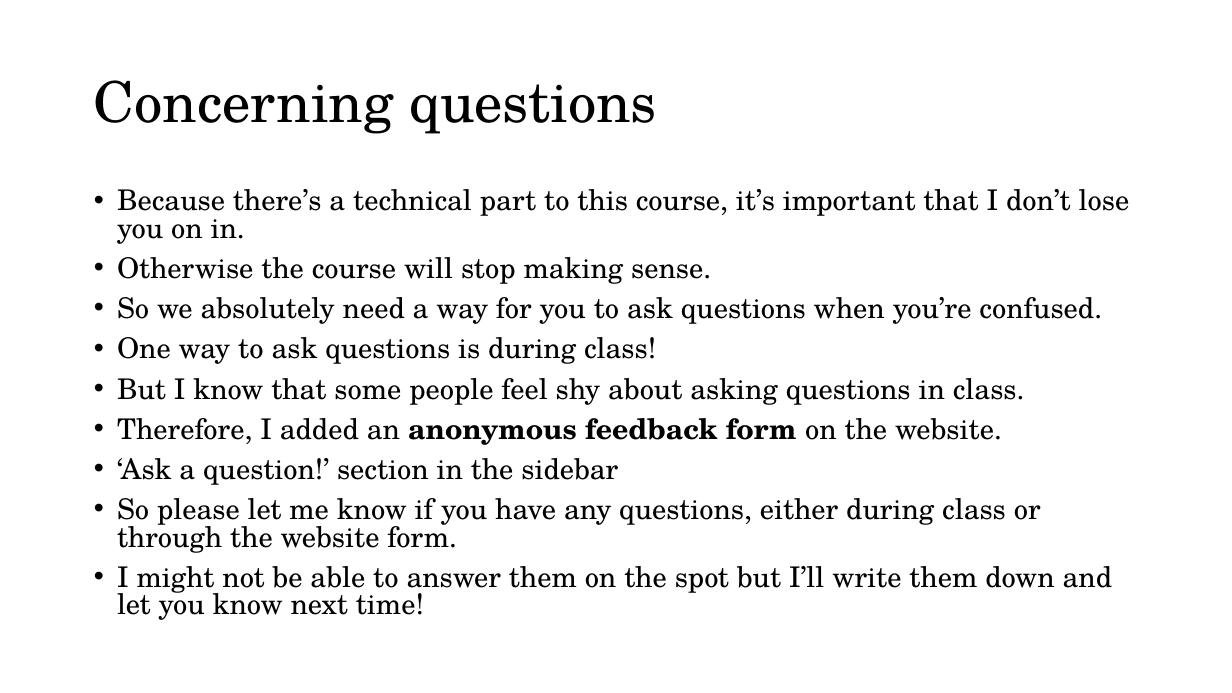
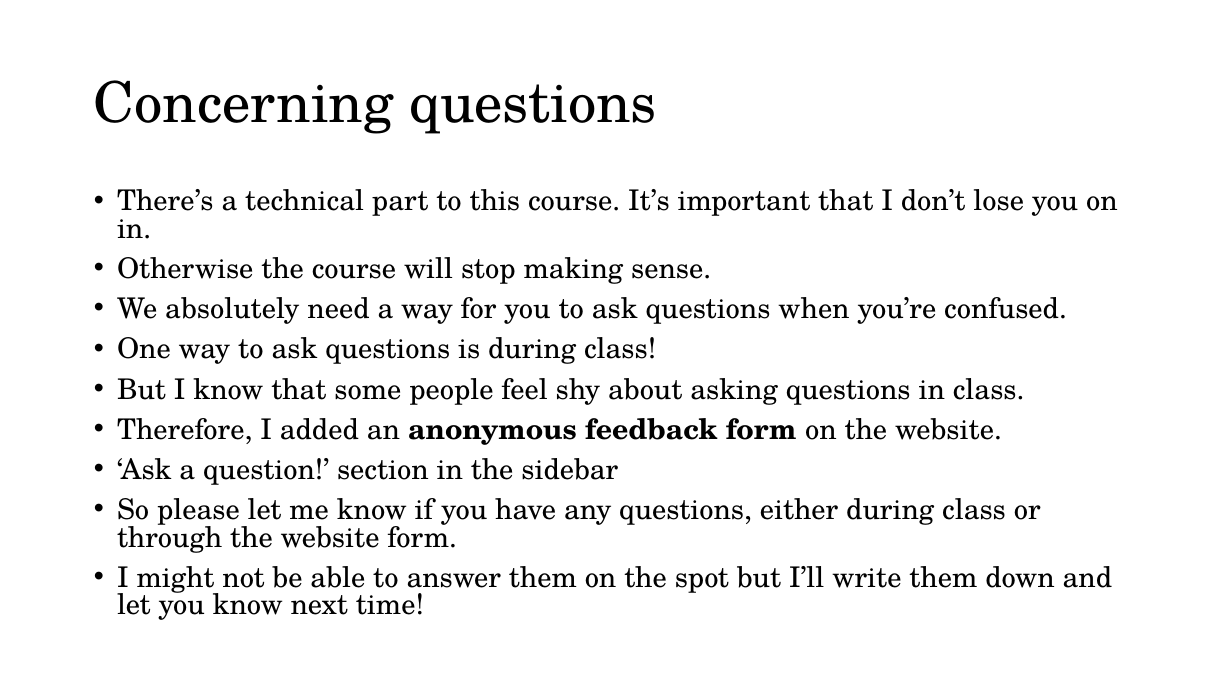
Before and after one commit to thelogicalgrammar/pLoT_course, a slide deck: slide 4 of book/lectures/1_introduction.pptx. Drawn at 1232x693 pixels with LibreOffice and Linux fonts; fonts in the diff are those of the drawing; background and template pictures are left out. Boxes give left, top, right and bottom in pixels: in the first picture for what was removed or moved away, otherwise in the second. Text is boxed around its words. In the diff, an @@ line names an element or a change of style, - is before the commit and + after.

```diff
--- a/book/lectures/1_introduction.pptx
+++ b/book/lectures/1_introduction.pptx
@@ text at bbox=[117, 189, 1118, 239]: text changed @@
-• Because there’s a technical part to this course, it’s important that I don’t lose you on in.
+• There’s a technical part to this course. It’s important that I don’t lose you on in.
@@ text at bbox=[117, 297, 1067, 324]: text changed @@
-• So we absolutely need a way for you to ask questions when you’re confused.
+• We absolutely need a way for you to ask questions when you’re confused.
```
Also in this commit, not shown: 6 other slides changed, 3 slides added, 1 slide removed, 29 other files.
